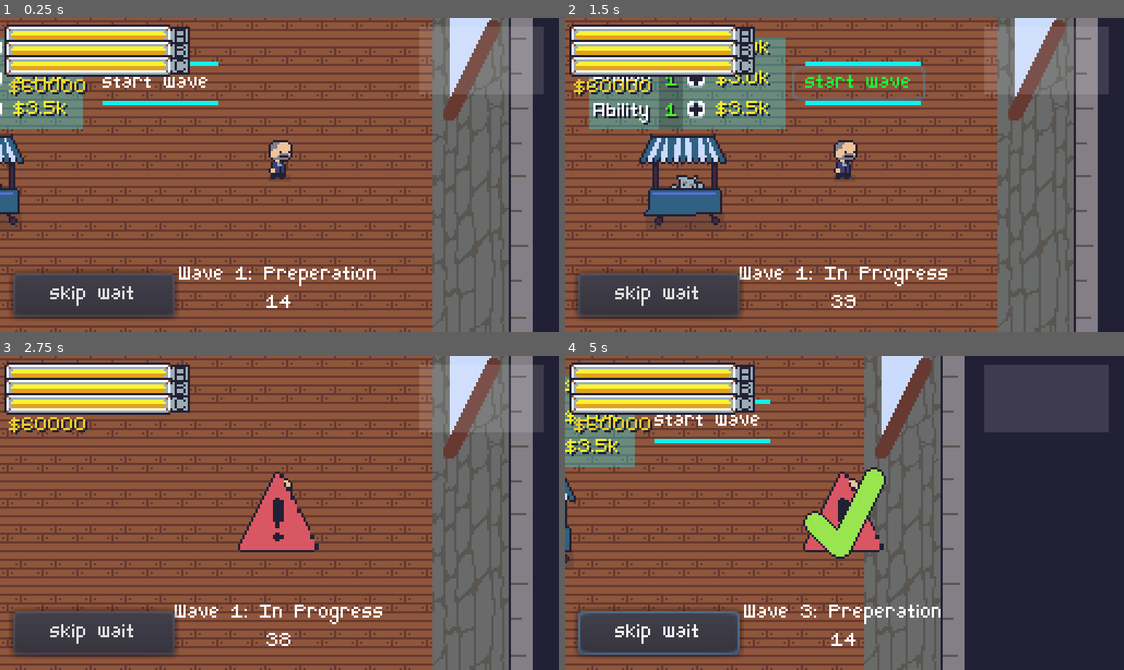
Above: before the commit, frames 1-4 (two rows, left to right).
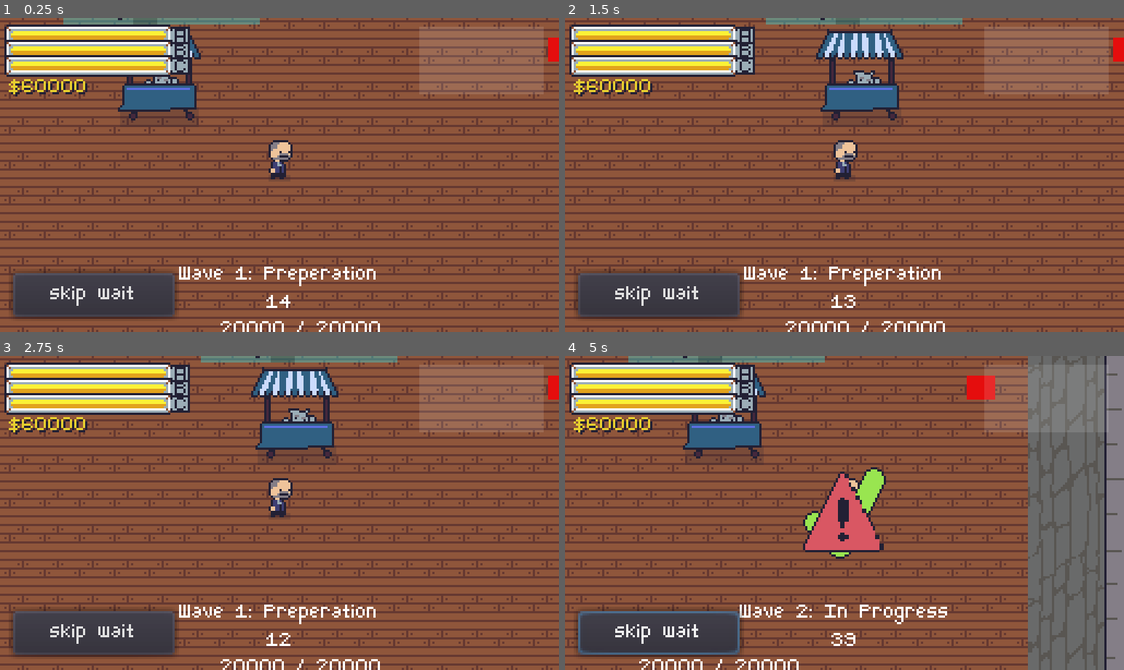
Above: after the commit, the same moments.

Repository: jiink/treasury-trouble
Game: Godot game, scene res://treasury.tscn
Two runs of this game, one before a commit and one after it. Both use one fixed random seed, a clock stepped at 60 frames per second and the inputs below.
Inputs (mouse positions are in pixels of both pictures, inside the frame that each line leads up to):
- Up to frame 1 (0.25 s): no input
- Up to frame 2 (1.5 s): click (682, 49) at 0.52 s; click (861, 83) at 1.25 s, where only the run before the commit has a clickable "start wave"
- Up to frame 3 (2.75 s): click (324, 421) at 2 s, where only the run before the commit has a clickable "start wave"
- Up to frame 4 (5 s): click "skip wait" at 2.75 s; click "skip wait" at 3.5 s; move the mouse to (967, 497) at 4.27 s; hold D (right) from 4.28 s (still down); tap Space (a) at 4.35 s

The runs differ from the first frame. In frame 1, 33% of the frame differs, in the area x 0-100%, y 0-100%; in frame 2, 41%; in frame 3, 34%; in frame 4, 54%.

Commit message:
random prices

Diff:
--- a/battle_manager.gd
+++ b/battle_manager.gd
@@ -56,15 +56,19 @@
 		$spawn_timer.start(0.1)
 
 	elif state == IN_PROGRESS:
-		state = PREP
-		shop.roll_in()
-		show_icon("prep")
+		do_prep_time()
 
-		for foe in get_tree().get_nodes_in_group("foes"):
-			foe.die()
+func do_prep_time():
+	state = PREP
+	shop.roll_in()
+	get_tree().call_group("upgradebuttons", "update_price")
+	show_icon("prep")
 
-		wave += 1
-		wave_timer.start(preptime)
+	for foe in get_tree().get_nodes_in_group("foes"):
+		foe.die()
+
+	wave += 1
+	wave_timer.start(preptime)
 
 func spawn_foe(where, amount):
 	for i in range(amount):
--- a/hud.tscn
+++ b/hud.tscn
@@ -169,6 +169,7 @@
 
 [node name="exit_manager" type="Node2D" parent="."]
 position = Vector2( 128, 11 )
+z_index = 100
 script = ExtResource( 9 )
 
 [node name="label" type="Label" parent="exit_manager"]
--- a/room/shop/upgradebtn.gd
+++ b/room/shop/upgradebtn.gd
@@ -32,15 +32,15 @@
 			pot.remove_money(split_price)
 
 	num_tag.text = str(player.get(lvl_var_name))
-	update_price()
+#	update_price()
 
 func update_price():
 	match type:
 		"spd":
-			price = 2900
+			price = 2900 + int(randi() % 2000 - 1000)
 		"pow":
-			price = 3000
+			price = 3000 + int(randi() % 2000 - 1000)
 		"abl":
-			price = 3500
+			price = 3500 + int(randi() % 2000 - 1000)
 
 	price_tag.text = "$%1.1fk" % (price * 0.001)
--- a/treasury.tscn
+++ b/treasury.tscn
@@ -48,6 +48,17 @@
 [node name="point" type="Position2D" parent="battle_manager/spawnpoints"]
 position = Vector2( -13, -439 )
 
+[node name="point2" type="Position2D" parent="battle_manager/spawnpoints"]
+position = Vector2( 123, -26 )
+z_index = 10
+
+[node name="ColorRect" type="ColorRect" parent="battle_manager/spawnpoints/point2"]
+margin_left = -7.0
+margin_top = -6.0
+margin_right = 6.0
+margin_bottom = 5.0
+color = Color( 0.898039, 0.0509804, 0.0509804, 1 )
+
 [node name="ColorRect" type="ColorRect" parent="."]
 visible = false
 margin_left = -114.0
@@ -153,7 +164,7 @@
 [node name="sort" type="YSort" parent="."]
 
 [node name="player" parent="sort" instance=ExtResource( 6 )]
-position = Vector2( 74, -17 )
+position = Vector2( -7, 31 )
 
 [node name="goldpot" parent="sort" instance=ExtResource( 7 )]
 position = Vector2( 110, -169 )
